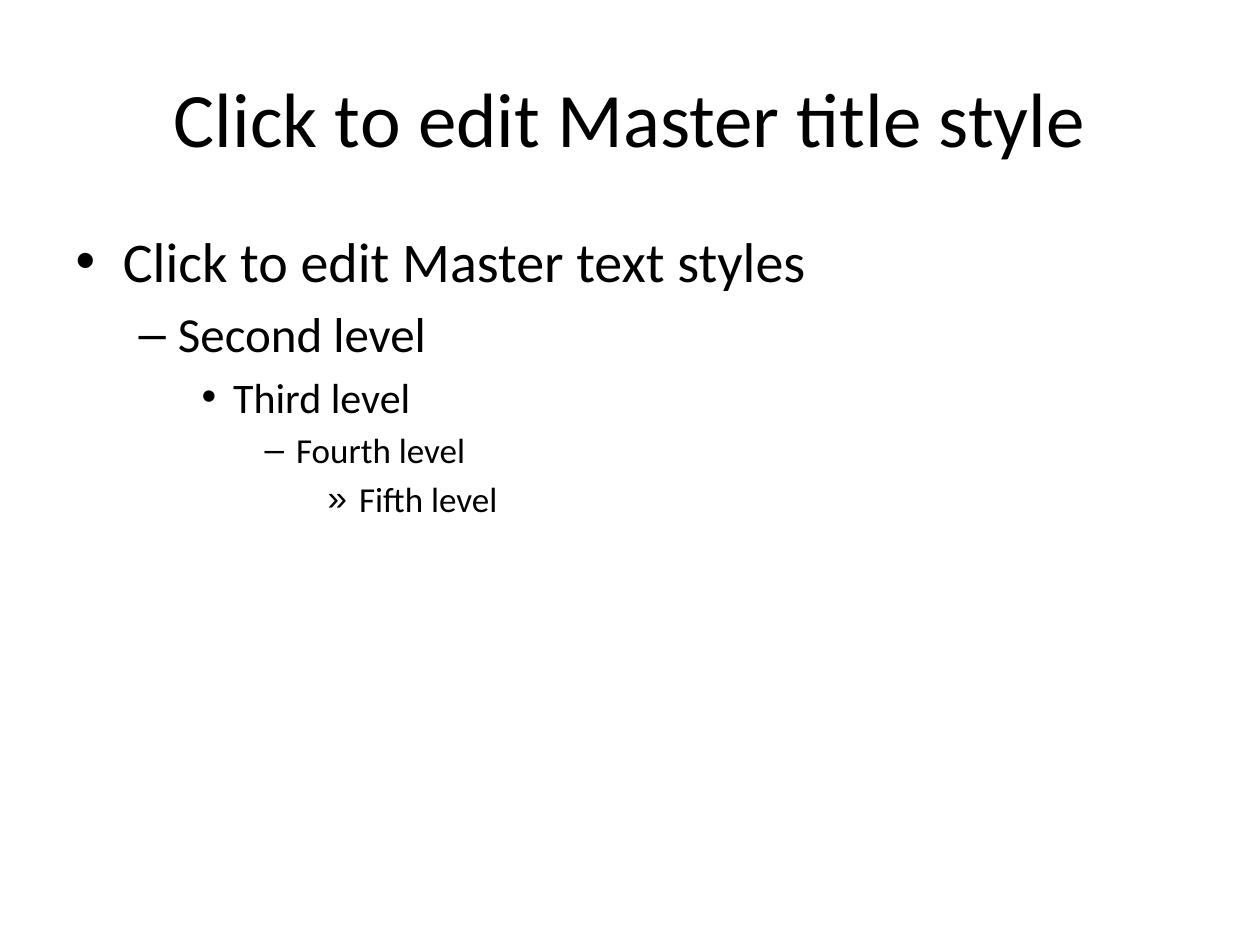
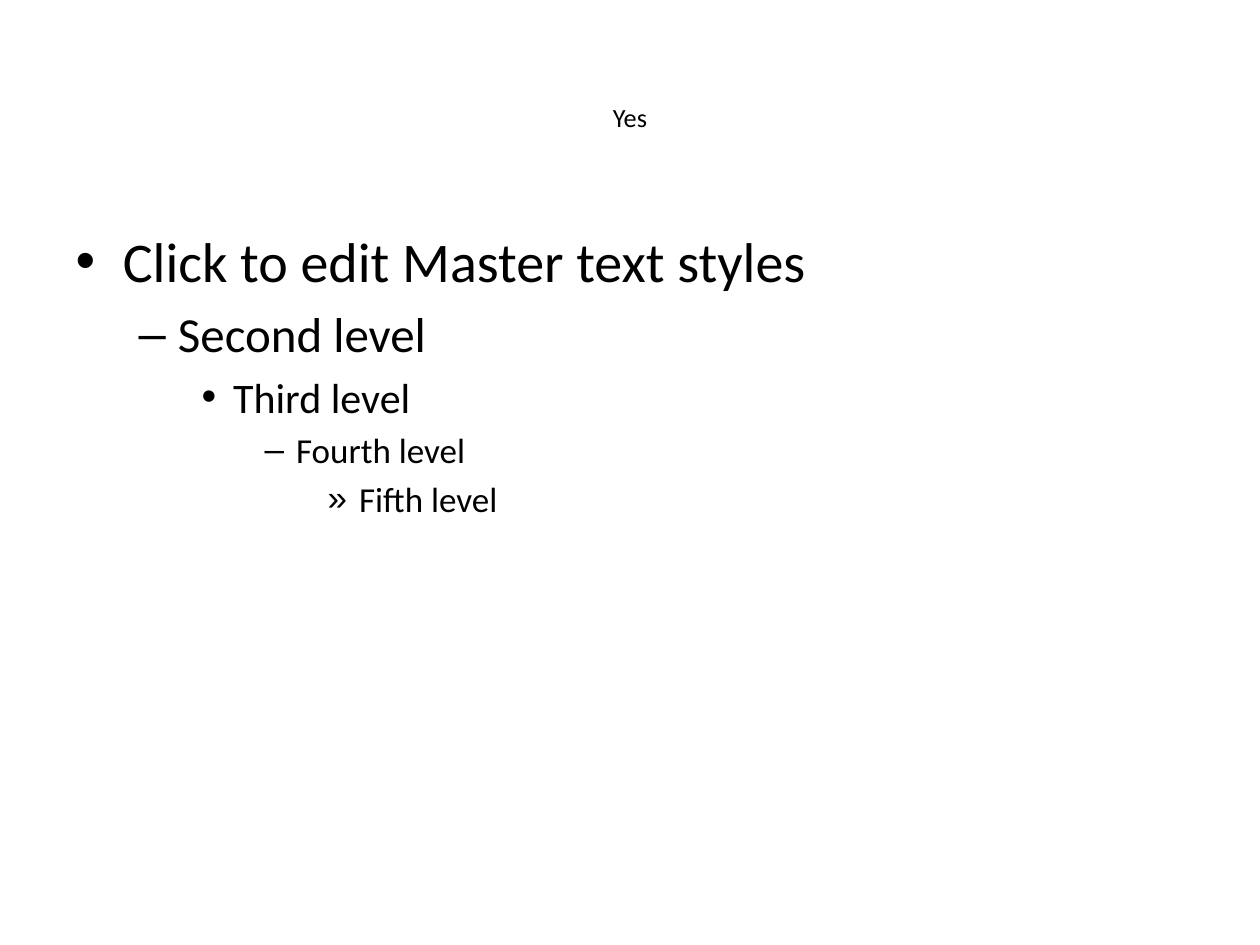
Before and after one commit to monstrotac/JsonConverterProject, a slide deck: slide 2 of JsonConverter/src/main/resources/OutputFolder/test.pptx. Drawn at 1260x945 pixels with LibreOffice and Linux fonts; fonts in the diff are those of the drawing. Boxes give left, top, right and bottom in pixels: in the first picture for what was removed or moved away, otherwise in the second. Text is boxed around its words. In the diff, an @@ line names an element or a change of style, - is before the commit and + after.

```diff
--- a/JsonConverter/src/main/resources/OutputFolder/test.pptx
+++ b/JsonConverter/src/main/resources/OutputFolder/test.pptx
@@ title at <box>613,110,647,128</box>: text changed; size 44 to 15 pt @@
-Click to edit Master title style
+Yes
```
Also in this commit, not shown: 1 slide added, 1 slide removed, 10 other files.
